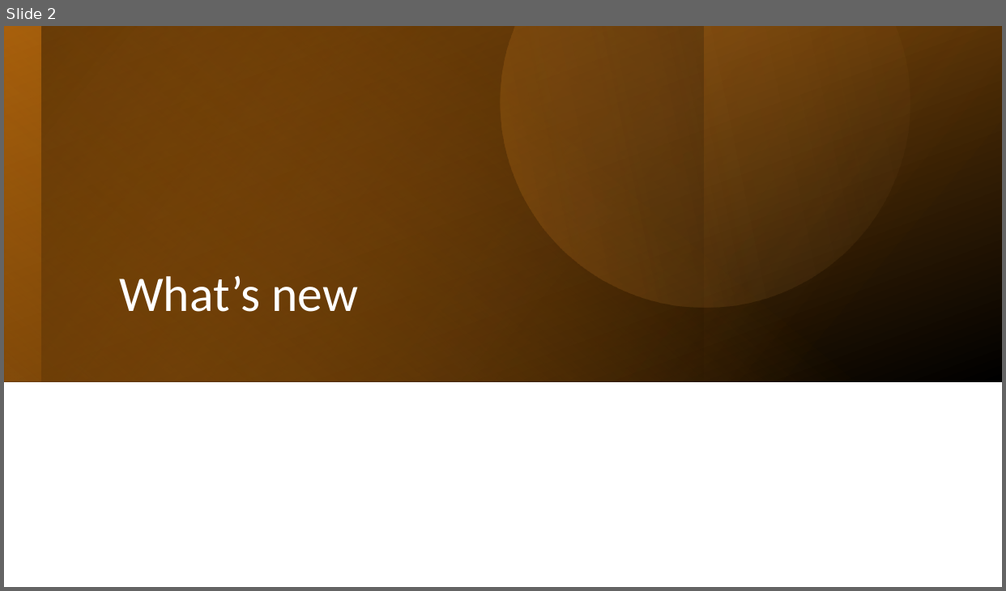
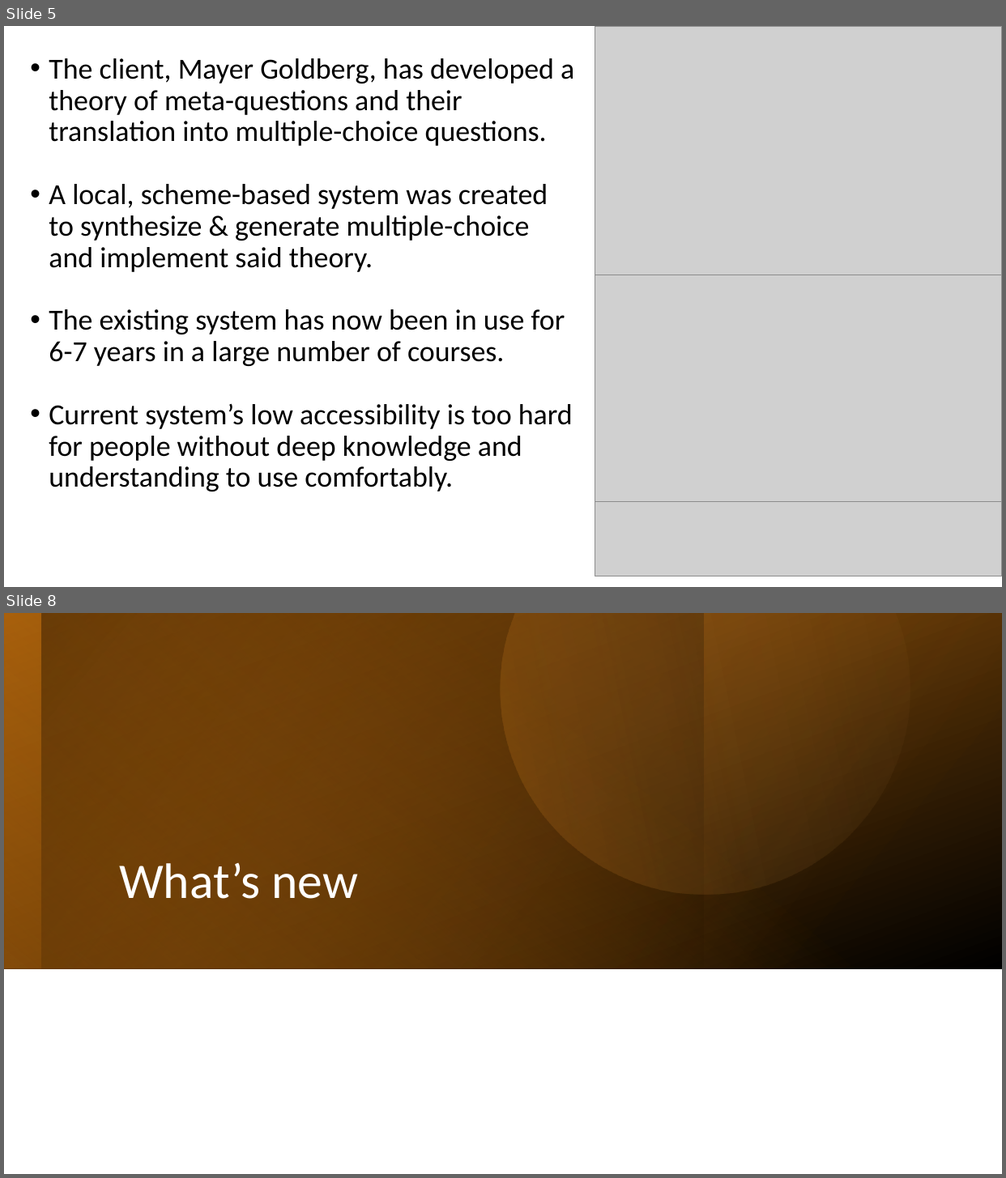
Before and after one commit to RoiTief/Exam-Management-System, a slide deck: docs/slide_07_05_24.pptx. Shown one above the other, each under a label of ours: slide 2 before the commit, slides 5 and 8 after it; the slides between them are not shown. The pictures are 1006x591 and 1006x1178 pixels, drawn with LibreOffice and Linux fonts; fonts in the diff are those of the drawing; grey boxes stand for pictures. Boxes give left, top, right and bottom in pixels: in the first picture for what was removed or moved away, otherwise in the second. Text is boxed around its words. In the diff, an @@ line names an element or a change of style, - is before the commit and + after.

```diff
--- a/docs/slide_07_05_24.pptx
+++ b/docs/slide_07_05_24.pptx
@@ slide 5 added at [4,26,1002,587], background #FFFFFF @@
@@ picture added at [594,26,1002,275] @@
@@ text added at [49,58,574,492], 28 pt, text #000000 @@
+• The client, Mayer Goldberg, has developed a theory of meta-questions and their translation into multiple-choice questions.
+• A local, scheme-based system was created to synthesize & generate multiple-choice and implement said theory.
+• The existing system has now been in use for 6-7 years in a large number of courses.
+• Current system’s low accessibility is too hard for people without deep knowledge and understanding to use comfortably.
@@ picture added at [594,275,1002,503] @@
@@ picture added at [594,502,1002,576] @@
@@ what was slide 2 is now slide 8 @@
```
Also in this commit, not shown: 3 slides changed, 6 other slides added, 5 slides removed.
